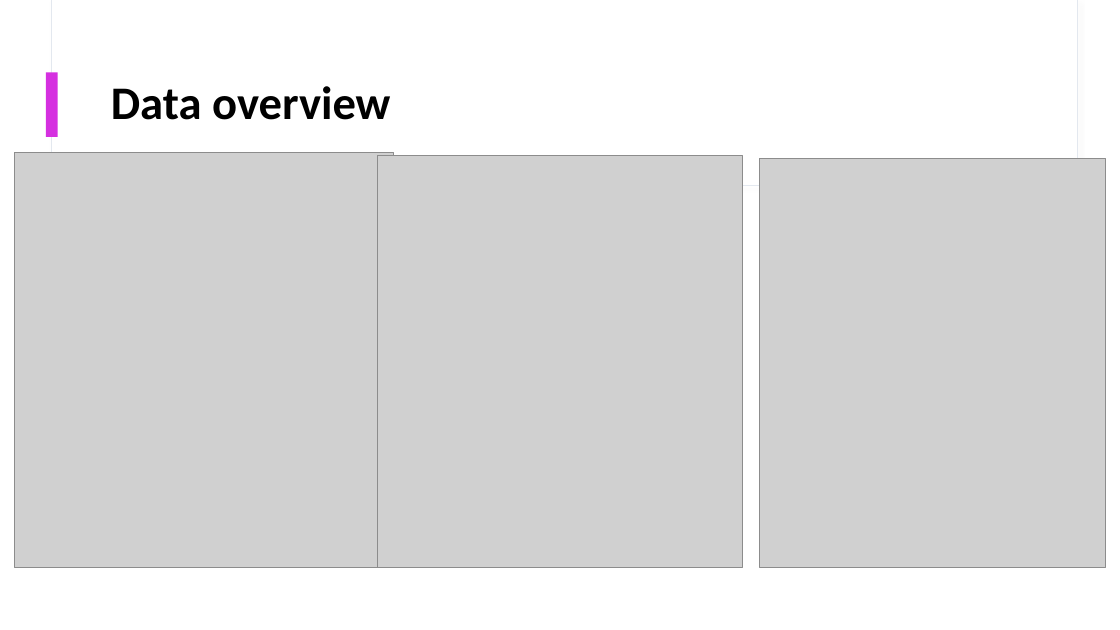
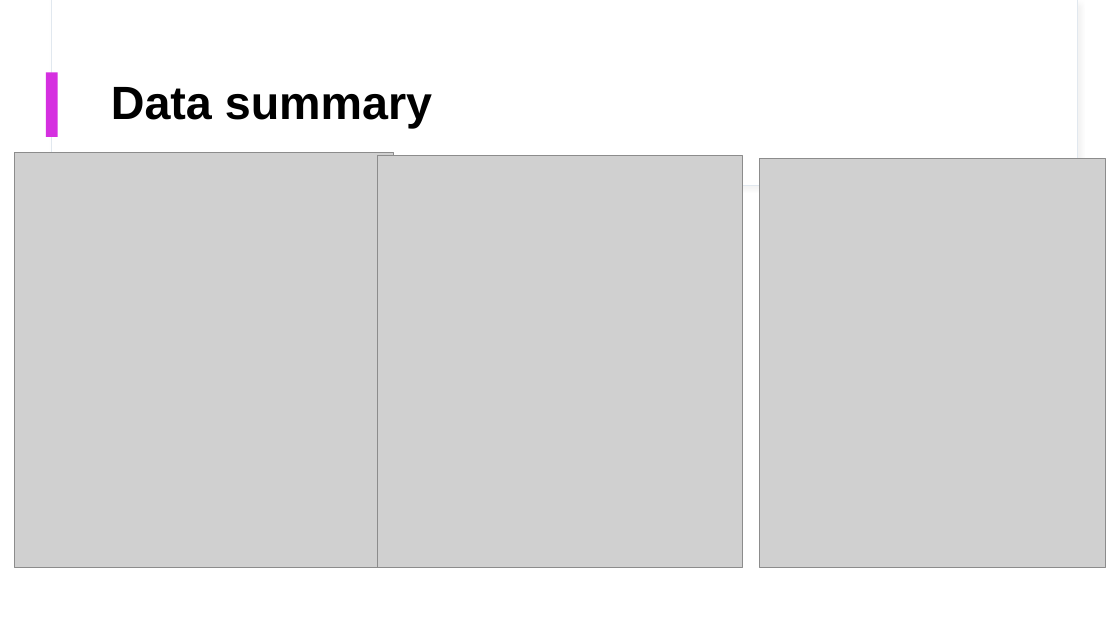
Before and after one commit to YossefEFM/Covid19-Death, a slide deck: slide 7 of Understanding the Global Impact of COVID-19.pptx. Drawn at 1120x630 pixels with LibreOffice and Linux fonts; fonts in the diff are those of the drawing; grey boxes stand for pictures. Boxes give left, top, right and bottom in pixels: in the first picture for what was removed or moved away, otherwise in the second. Text is boxed around its words. In the diff, an @@ line names an element or a change of style, - is before the commit and + after.

```diff
--- a/Understanding the Global Impact of COVID-19.pptx
+++ b/Understanding the Global Impact of COVID-19.pptx
@@ rectangle at [51, 0, 1077, 186]: outline #E3E8EF 0.75 pt to #E1E8EF 0.75 pt; shadow changed @@
@@ title at [111, 87, 432, 128]: text changed; font Calibri to Arial @@
-Data overview
+Data summary
```
Also in this commit, not shown: 18 other slides changed, 1 slide added.
